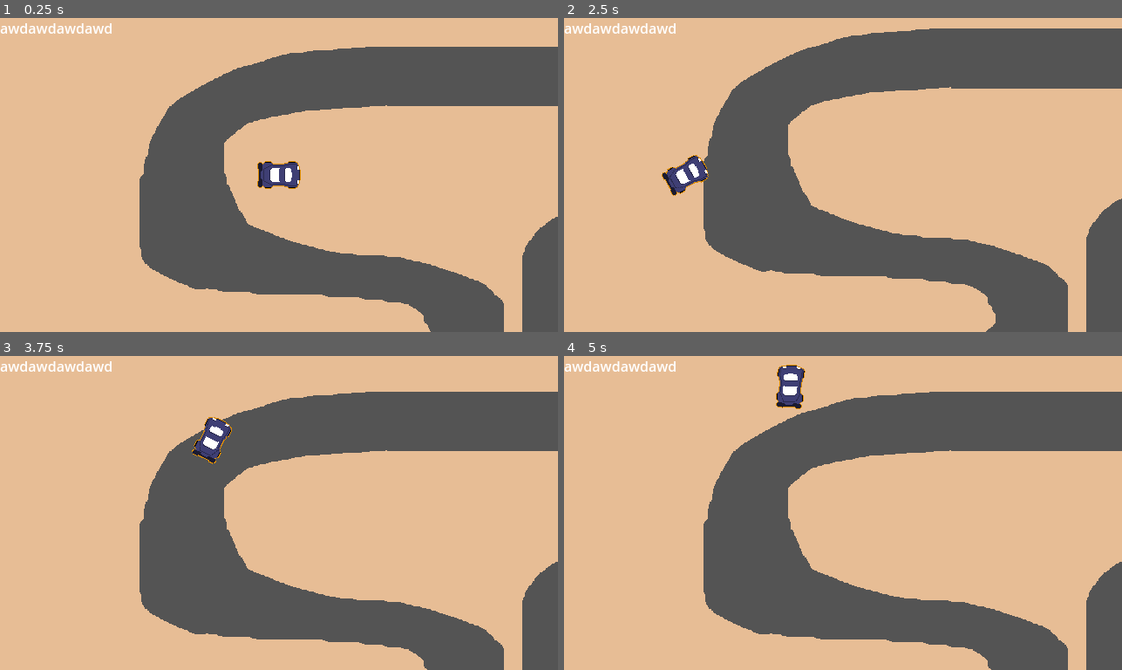
Above: before the commit, frames 1-4 (two rows, left to right).
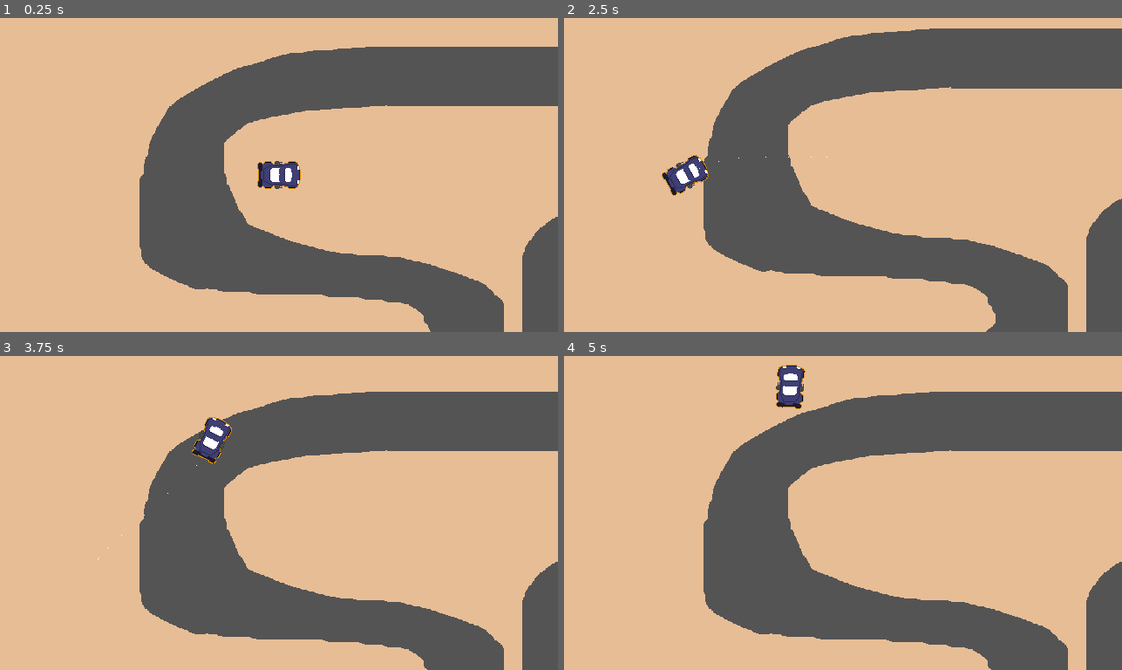
Above: after the commit, the same moments.

Repository: felipefausto42/Not-a-Racing-Game
Game: Godot game, scene res://levels/SteeringTest.tscn
Two runs of this game, one before a commit and one after it. Both use one fixed random seed, a clock stepped at 60 frames per second and the inputs below.
Inputs (mouse positions are in pixels of both pictures, inside the frame that each line leads up to):
- Up to frame 1 (0.25 s): no input
- Up to frame 2 (2.5 s): tap Enter at 0.5 s; move the mouse to (965, 159) at 0.52 s; hold D (steer_right) 0.53-1.28 s; click (965, 159) at 0.6 s; tap Space at 1.25 s; move the mouse to (731, 190) at 1.27 s; hold S (brake) 1.28-2.03 s; click (731, 190) at 1.35 s; move the mouse to (898, 105) at 2.02 s; hold D (steer_right) from 2.03 s (still down); click (898, 105) at 2.1 s
- Up to frame 3 (3.75 s): move the mouse to (251, 575) at 2.77 s; release D (steer_right) at 2.78 s; hold W (accelerate) 2.78-3.53 s; click (251, 575) at 2.85 s; move the mouse to (446, 560) at 3.52 s; hold A (steer_left) from 3.53 s (still down); click (446, 560) at 3.6 s
- Up to frame 4 (5 s): keep holding A (steer_left); move the mouse to (675, 465) at 4.27 s; click (675, 465) at 4.35 s

The runs differ from the first frame. In frame 1, 0.3% of the frame differs, in the area x 0-51%, y 1-55%; in frame 2, 0.3%, in the area x 0-48%, y 1-55%; in frame 3, 0.3%; in frame 4, 0.3%.

Commit message:
added general player script

Diff:
--- a/levels/MultiplayerTest.gd
+++ /dev/null
@@ -1,23 +0,0 @@
-extends Node2D
-
-var peer = ENetMultiplayerPeer.new()
-@export var player_scene : PackedScene
-
-
-func _on_host_pressed():
-	peer.create_server(5040)
-	multiplayer.multiplayer_peer = peer
-	multiplayer.peer_connected.connect(add_player)
-	add_player() # Adicionar o host
-
-
-func add_player(id = 1):
-	var player = player_scene.instantiate()
-	player.name = str(id)
-	call_deferred("add_child", player)
-	$VBoxContainer/ID.text = player.name
-
-
-func _on_join_pressed():
-	peer.create_client("localhost", 5040)
-	multiplayer.multiplayer_peer = peer
--- a/levels/MultiplayerTest.tscn
+++ /dev/null
@@ -1,33 +0,0 @@
-[gd_scene load_steps=3 format=3 uid="uid://bwpuqblis5pon"]
-
-[ext_resource type="Script" path="res://levels/MultiplayerTest.gd" id="1_tesbf"]
-[ext_resource type="PackedScene" uid="uid://b8qtsvsbok0rj" path="res://player/Player.tscn" id="2_vwq22"]
-
-[node name="MultiplayerTest" type="Node2D"]
-script = ExtResource("1_tesbf")
-player_scene = ExtResource("2_vwq22")
-
-[node name="VBoxContainer" type="VBoxContainer" parent="."]
-offset_left = 32.0
-offset_top = 248.0
-offset_right = 76.0
-offset_bottom = 330.0
-theme_override_constants/separation = 20
-
-[node name="ID" type="Label" parent="VBoxContainer"]
-layout_mode = 2
-
-[node name="Host" type="Button" parent="VBoxContainer"]
-layout_mode = 2
-text = "Host"
-
-[node name="Join" type="Button" parent="VBoxContainer"]
-layout_mode = 2
-text = "Join"
-
-[node name="MultiplayerSpawner" type="MultiplayerSpawner" parent="."]
-_spawnable_scenes = PackedStringArray("res://player/Player.tscn")
-spawn_path = NodePath("..")
-
-[connection signal="pressed" from="VBoxContainer/Host" to="." method="_on_host_pressed"]
-[connection signal="pressed" from="VBoxContainer/Join" to="." method="_on_join_pressed"]
--- a/levels/SteeringTest.gd
+++ b/levels/SteeringTest.gd
@@ -3,5 +3,3 @@
 func _process(delta):
 	if Input.is_action_just_pressed("quit_game"):
 		get_tree().quit()
-
-	$CanvasLayer/Label.text = str(Global.player_speed)
--- a/levels/SteeringTest.tscn
+++ b/levels/SteeringTest.tscn
@@ -1,6 +1,6 @@
-[gd_scene load_steps=8 format=3 uid="uid://dpqiyvi6xdjlc"]
+[gd_scene load_steps=7 format=3 uid="uid://dpqiyvi6xdjlc"]
 
-[ext_resource type="PackedScene" uid="uid://b8qtsvsbok0rj" path="res://player/Player.tscn" id="1_c6mmj"]
+[ext_resource type="PackedScene" uid="uid://b8qtsvsbok0rj" path="res://player/trusty/Trusty.tscn" id="1_c6mmj"]
 [ext_resource type="Script" path="res://levels/SteeringTest.gd" id="1_mv8um"]
 [ext_resource type="Texture2D" uid="uid://x3t2mkw6ir21" path="res://assets/test level/track1.png" id="2_trf78"]
 [ext_resource type="Script" path="res://tools/camera/Camera.gd" id="4_7c537"]
@@ -11,19 +11,8 @@
 [sub_resource type="RectangleShape2D" id="RectangleShape2D_vi6sm"]
 size = Vector2(177, 50)
 
-[sub_resource type="RectangleShape2D" id="RectangleShape2D_l65wa"]
-
 [node name="Node2D" type="Node2D"]
 script = ExtResource("1_mv8um")
-
-[node name="CanvasLayer" type="CanvasLayer" parent="."]
-
-[node name="Label" type="Label" parent="CanvasLayer"]
-offset_left = -376.0
-offset_top = -80.0
-offset_right = -332.0
-offset_bottom = -57.0
-text = "Texto"
 
 [node name="Sprite2D" type="Sprite2D" parent="."]
 position = Vector2(322.5, 177.5)
@@ -33,13 +22,14 @@
 [node name="Player" parent="." instance=ExtResource("1_c6mmj")]
 position = Vector2(-432, -56)
 
-[node name="Camera2D" type="Camera2D" parent="."]
+[node name="Camera2D" type="Camera2D" parent="." node_paths=PackedStringArray("player")]
 position = Vector2(-432, -65)
 script = ExtResource("4_7c537")
 clampX = 1104
 originX = -432
 originY = -64
 clampY = 432
+player = NodePath("../Player")
 
 [node name="Barriers" type="Node" parent="."]
 
@@ -95,32 +85,3 @@
 [node name="CollisionShape2D" type="CollisionShape2D" parent="Obstacles/StaticBody2D3"]
 position = Vector2(-48, 480)
 shape = SubResource("RectangleShape2D_vi6sm")
-
-[node name="Items" type="Node" parent="."]
-
-[node name="Guns" type="Area2D" parent="Items" groups=["guns_item"]]
-
-[node name="CollisionShape2D" type="CollisionShape2D" parent="Items/Guns"]
-position = Vector2(24, -64)
-shape = SubResource("RectangleShape2D_l65wa")
-
-[node name="Guns2" type="Area2D" parent="Items" groups=["guns_item"]]
-position = Vector2(-8, 184)
-
-[node name="CollisionShape2D" type="CollisionShape2D" parent="Items/Guns2"]
-position = Vector2(24, -64)
-shape = SubResource("RectangleShape2D_l65wa")
-
-[node name="Guns3" type="Area2D" parent="Items" groups=["guns_item"]]
-position = Vector2(320, 152)
-
-[node name="CollisionShape2D" type="CollisionShape2D" parent="Items/Guns3"]
-position = Vector2(24, -64)
-shape = SubResource("RectangleShape2D_l65wa")
-
-[node name="Guns4" type="Area2D" parent="Items" groups=["guns_item"]]
-position = Vector2(408, 8)
-
-[node name="CollisionShape2D" type="CollisionShape2D" parent="Items/Guns4"]
-position = Vector2(24, -64)
-shape = SubResource("RectangleShape2D_l65wa")
--- a/player/Player.gd
+++ b/player/Player.gd
@@ -1,9 +1,5 @@
 class_name Player
 extends CharacterBody2D
-
-@onready var spritesheet : Sprite2D = $Sprite2D
-
-@export var bullet : PackedScene
 
 var wheel_base : int = 70
 var steering_angle : int = 25
@@ -16,35 +12,15 @@
 var traction_fast : float = 0.1
 var traction_slow : float = 0.7
 var acceleration : Vector2 = Vector2.ZERO
-
 var steer_direction
-var has_guns = false
-
-func enter_tree():
-	set_multiplayer_authority(name.to_int())
-
 
 func _process(delta):
 
 	Global.player_position = position
 	Global.player_speed = velocity.length()
-	print_debug(has_guns)
-	if has_guns:
-		spritesheet.frame = 1
-	else:
-		spritesheet.frame = 0
-
-func _physics_process(delta):
-	acceleration = Vector2.ZERO
-	get_input()
-	apply_friction()
-	calculate_steering(delta)
-	velocity += acceleration * delta
-	move_and_slide()
 
 
 func get_input():
-#if is_multiplayer_authority():
 	var turn = 0
 	if Input.is_action_pressed("steer_right"):
 		turn += 1
@@ -56,9 +32,6 @@
 		acceleration = transform.x * engine_power
 	if Input.is_action_pressed("brake"):
 		acceleration = transform.x * braking
-
-	if Input.is_action_just_pressed("shoot") and has_guns:
-		shoot()
 
 
 func calculate_steering(delta):
@@ -89,23 +62,3 @@
 	var friction_force = velocity * friction
 	var drag_force = velocity * velocity.length() * drag
 	acceleration += drag_force + friction_force
-
-
-func shoot():
-	var bullet_instance1 = bullet.instantiate()
-	var bullet_instance2 = bullet.instantiate()
-	owner.add_child(bullet_instance1) # Owner referencia o nó raiz
-	owner.add_child(bullet_instance2)
-	bullet_instance1.transform = $Marker2D.global_transform
-	bullet_instance2.transform = $Marker2D2.global_transform
-
-
-func _on_hurtbox_area_entered(area):
-	if area.is_in_group("guns_item"):
-		has_guns = true
-		$GunsTimer.start()
-		area.queue_free()
-
-
-func _on_guns_timer_timeout():
-	has_guns = false
--- a/player/Player.tscn
+++ /dev/null
@@ -1,62 +0,0 @@
-[gd_scene load_steps=7 format=3 uid="uid://b8qtsvsbok0rj"]
-
-[ext_resource type="Texture2D" uid="uid://c5yb0yhqfxgsr" path="res://assets/player/car.png" id="1_esv1i"]
-[ext_resource type="Script" path="res://player/Player.gd" id="1_sk5dv"]
-[ext_resource type="PackedScene" uid="uid://bbeyhkvrrxtbx" path="res://player/Bullet.tscn" id="2_v2d6a"]
-
-[sub_resource type="CapsuleShape2D" id="CapsuleShape2D_8j61h"]
-radius = 15.0
-height = 52.0
-
-[sub_resource type="SceneReplicationConfig" id="SceneReplicationConfig_x5fl8"]
-properties/0/path = NodePath(".:position")
-properties/0/spawn = true
-properties/0/replication_mode = 1
-properties/1/path = NodePath(".:rotation")
-properties/1/spawn = true
-properties/1/replication_mode = 1
-
-[sub_resource type="RectangleShape2D" id="RectangleShape2D_cm3ff"]
-size = Vector2(54, 36)
-
-[node name="Blue" type="CharacterBody2D"]
-script = ExtResource("1_sk5dv")
-bullet = ExtResource("2_v2d6a")
-
-[node name="Collision" type="CollisionShape2D" parent="."]
-rotation = 1.5708
-shape = SubResource("CapsuleShape2D_8j61h")
-
-[node name="Sprite2D" type="Sprite2D" parent="."]
-rotation = 1.5708
-texture = ExtResource("1_esv1i")
-hframes = 2
-frame = 1
-
-[node name="Marker2D" type="Marker2D" parent="."]
-position = Vector2(14, -14)
-
-[node name="Marker2D2" type="Marker2D" parent="."]
-position = Vector2(14, 14)
-
-[node name="MultiplayerSynchronizer" type="MultiplayerSynchronizer" parent="."]
-replication_config = SubResource("SceneReplicationConfig_x5fl8")
-
-[node name="Hurtbox" type="Area2D" parent="."]
-
-[node name="CollisionShape2D" type="CollisionShape2D" parent="Hurtbox"]
-shape = SubResource("RectangleShape2D_cm3ff")
-
-[node name="GunsTimer" type="Timer" parent="."]
-wait_time = 5.0
-one_shot = true
-
-[node name="CanvasLayer" type="CanvasLayer" parent="."]
-
-[node name="Label" type="Label" parent="CanvasLayer"]
-offset_right = 40.0
-offset_bottom = 23.0
-text = "awdawdawdawd"
-
-[connection signal="area_entered" from="Hurtbox" to="." method="_on_hurtbox_area_entered"]
-[connection signal="timeout" from="GunsTimer" to="." method="_on_guns_timer_timeout"]
--- a/player/Bullet.tscn
+++ b/player/trusty/Bullet.tscn
@@ -1,13 +1,13 @@
 [gd_scene load_steps=3 format=3 uid="uid://bbeyhkvrrxtbx"]
 
-[ext_resource type="Script" path="res://player/Bullet.gd" id="1_dakeg"]
+[ext_resource type="Script" path="res://player/trusty/bullet.gd" id="1_yqu3h"]
 
 [sub_resource type="CapsuleShape2D" id="CapsuleShape2D_8mo2u"]
 radius = 7.0
 height = 58.0
 
 [node name="Area2D" type="Area2D"]
-script = ExtResource("1_dakeg")
+script = ExtResource("1_yqu3h")
 
 [node name="Sprite2D" type="Sprite2D" parent="."]
 
--- /dev/null
+++ b/player/trusty/Trusty.tscn
@@ -0,0 +1,42 @@
+[gd_scene load_steps=6 format=3 uid="uid://b8qtsvsbok0rj"]
+
+[ext_resource type="Texture2D" uid="uid://c5yb0yhqfxgsr" path="res://assets/player/car.png" id="1_esv1i"]
+[ext_resource type="Script" path="res://player/trusty/trusty.gd" id="1_nu238"]
+[ext_resource type="PackedScene" uid="uid://bbeyhkvrrxtbx" path="res://player/trusty/Bullet.tscn" id="2_v2d6a"]
+
+[sub_resource type="CapsuleShape2D" id="CapsuleShape2D_8j61h"]
+radius = 15.0
+height = 52.0
+
+[sub_resource type="RectangleShape2D" id="RectangleShape2D_cm3ff"]
+size = Vector2(54, 36)
+
+[node name="Blue" type="CharacterBody2D"]
+script = ExtResource("1_nu238")
+bullet = ExtResource("2_v2d6a")
+
+[node name="Collision" type="CollisionShape2D" parent="."]
+rotation = 1.5708
+shape = SubResource("CapsuleShape2D_8j61h")
+
+[node name="Sprite2D" type="Sprite2D" parent="."]
+rotation = 1.5708
+texture = ExtResource("1_esv1i")
+hframes = 2
+frame = 1
+
+[node name="Marker2D" type="Marker2D" parent="."]
+position = Vector2(14, -14)
+
+[node name="Marker2D2" type="Marker2D" parent="."]
+position = Vector2(14, 14)
+
+[node name="Hurtbox" type="Area2D" parent="."]
+
+[node name="CollisionShape2D" type="CollisionShape2D" parent="Hurtbox"]
+shape = SubResource("RectangleShape2D_cm3ff")
+
+[node name="CPUParticles2D" type="CPUParticles2D" parent="."]
+gravity = Vector2(15, 0)
+
+[connection signal="area_entered" from="Hurtbox" to="." method="_on_hurtbox_area_entered"]
--- /dev/null
+++ b/player/trusty/trusty.gd
@@ -0,0 +1,28 @@
+class_name Trusty
+extends Player
+
+@onready var spritesheet : Sprite2D = $Sprite2D
+@export var bullet : PackedScene
+
+
+func _process(delta):
+	spritesheet.frame = 1
+
+
+func _physics_process(delta):
+	acceleration = Vector2.ZERO
+	shoot()
+	get_input()
+	apply_friction()
+	calculate_steering(delta)
+	velocity += acceleration * delta
+	move_and_slide()
+
+func shoot():
+	if Input.is_action_just_pressed("shoot"):
+		var bullet_instance1 = bullet.instantiate()
+		var bullet_instance2 = bullet.instantiate()
+		owner.add_child(bullet_instance1) # Owner referencia o nó raiz
+		owner.add_child(bullet_instance2)
+		bullet_instance1.transform = $Marker2D.global_transform
+		bullet_instance2.transform = $Marker2D2.global_transform
--- a/tools/camera/Camera.gd
+++ b/tools/camera/Camera.gd
@@ -7,20 +7,19 @@
 @export var originX = 0
 @export var originY = 0
 @export var clampY = 1032
+@export var player : CharacterBody2D
 
 
-@onready var player : CharacterBody2D = get_parent().get_node("Player")
-
+#@onready var player : CharacterBody2D = get_parent().get_node("Player")
 
 func _process(delta):
-	player = get_parent().get_node("Player")
 
 	#position.x = clamp(position.x, 120, 1568)
 	#position.y = clamp(position.x, 16, 1032)
 
 	#position = Global.player_position
 
-	position.x =player.transform.origin.x
+	position.x = player.transform.origin.x
 	position.x = clamp(position.x, originX, clampX)
 	position.y = player.transform.origin.y
 	position.y = clamp(position.y, originY, clampY)
Renamed: player/Bullet.gd -> player/trusty/bullet.gd
